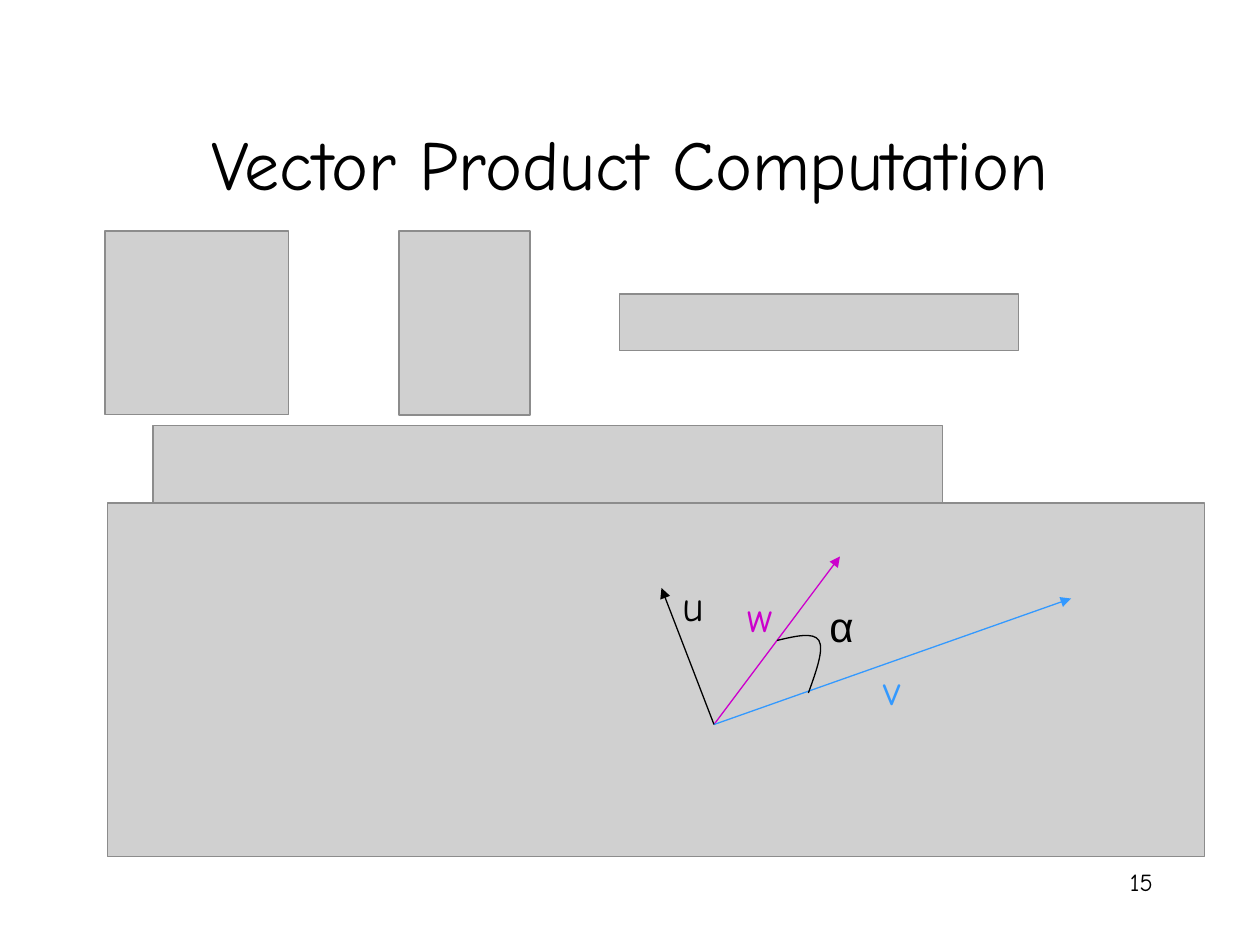
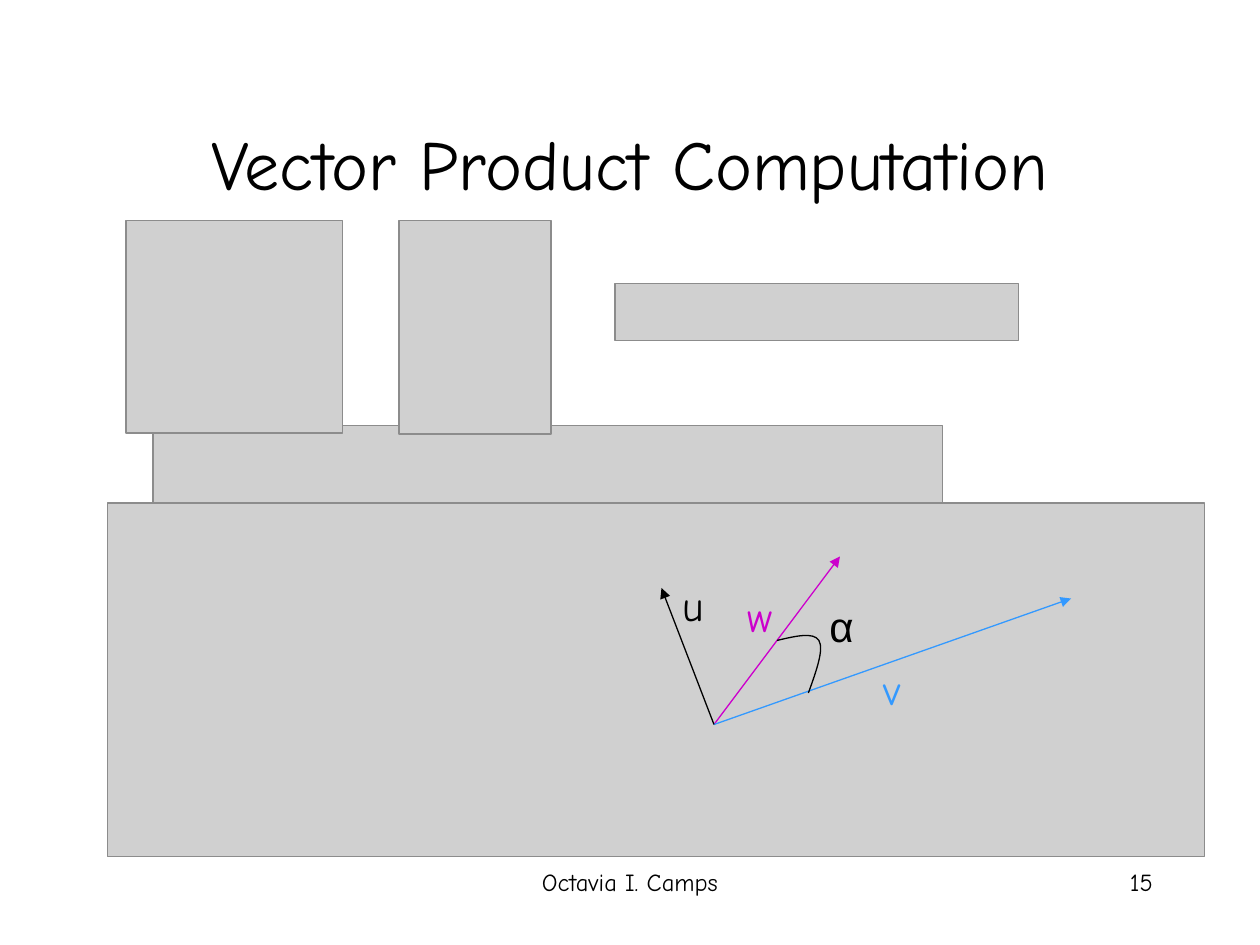
Before and after one commit to amitrokh/CMSC498F, a slide deck: slide 15 of lectures/week_1/linearalgebra.ppt. Drawn at 1260x945 pixels with LibreOffice and Linux fonts; fonts in the diff are those of the drawing; grey boxes stand for pictures; background and template pictures are left out. Boxes give left, top, right and bottom in pixels: in the first picture for what was removed or moved away, otherwise in the second. Text is boxed around its words. In the diff, an @@ line names an element or a change of style, - is before the commit and + after.

```diff
--- a/lectures/week_1/linearalgebra.ppt
+++ b/lectures/week_1/linearalgebra.ppt
@@ picture: place and size @@
-picture at bbox=[105, 231, 289, 415]
+picture at bbox=[126, 220, 343, 433]
@@ picture: place and size @@
-picture at bbox=[399, 231, 530, 415]
+picture at bbox=[399, 220, 552, 433]
@@ picture: place and size @@
-picture at bbox=[620, 294, 1019, 350]
+picture at bbox=[615, 284, 1018, 340]
@@ text added at bbox=[542, 874, 718, 896], 14 pt, text #000000 @@
+Octavia I. Camps
```
Also in this commit, not shown: 31 other slides changed.
